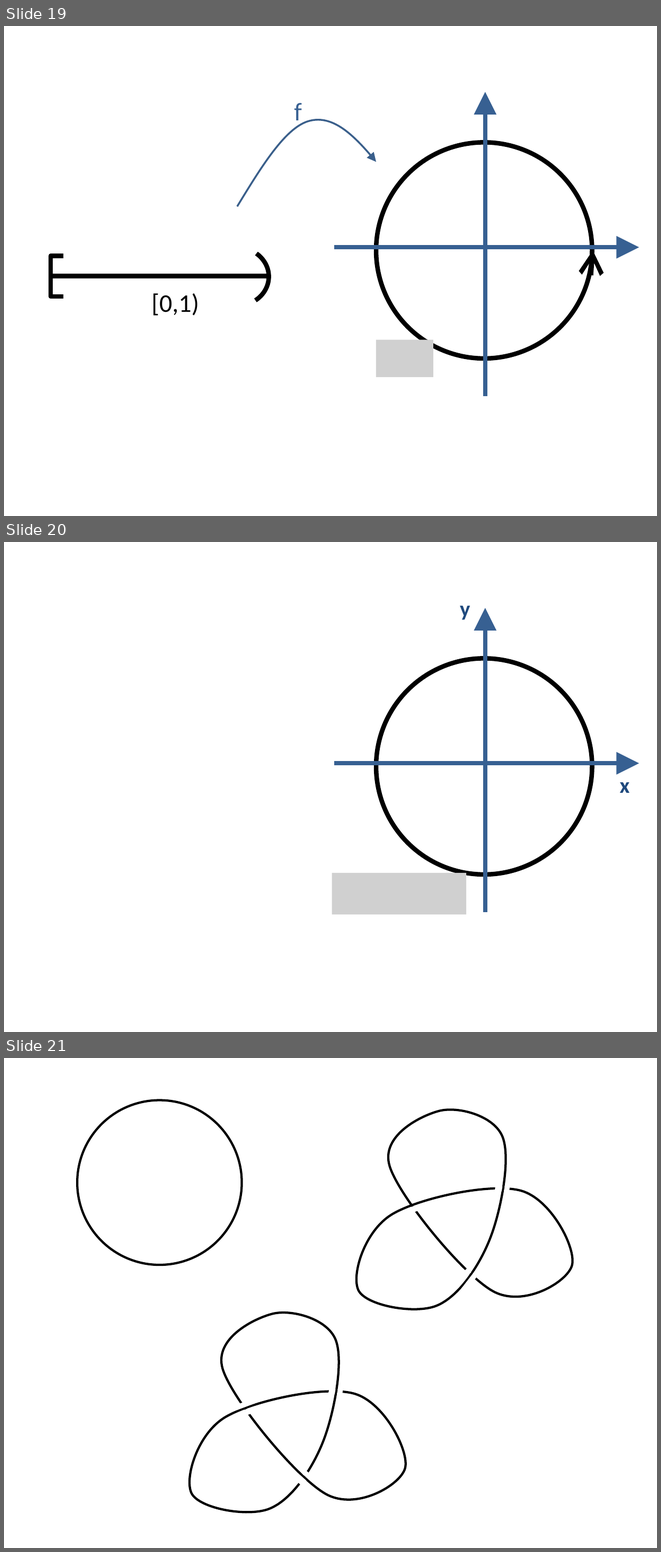
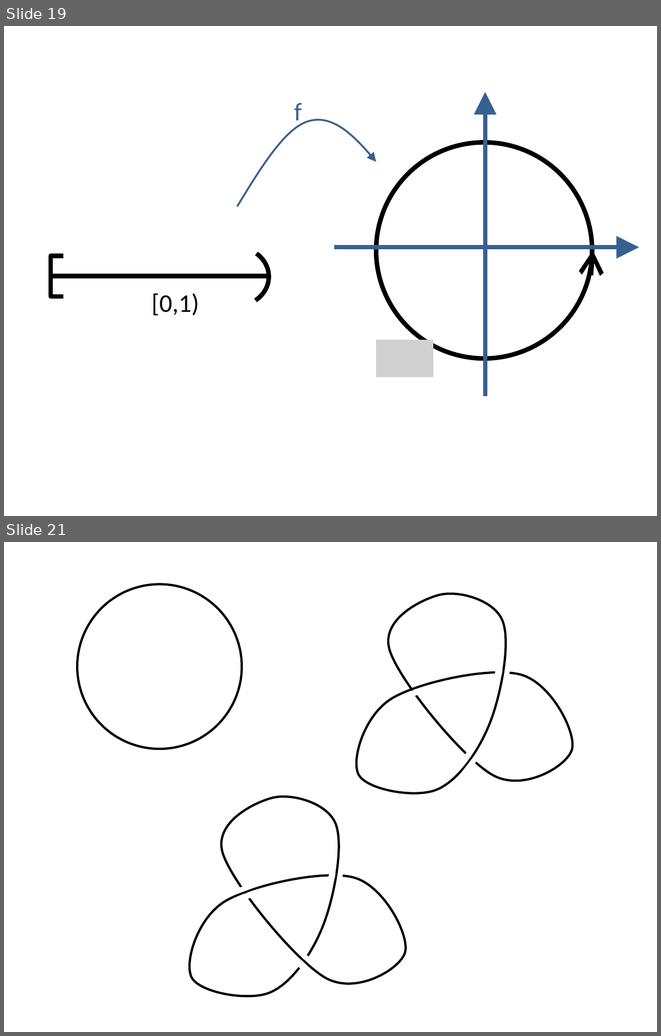
Before and after one commit to lutteropp/GeoTopo, a slide deck: images/Bilder.pptx. Shown one above the other, each under a label of ours: slides 19, 20 and 21 before the commit, slides 19 and 21 after it; the slides between them are not shown. The pictures are 661x1552 and 661x1036 pixels, drawn with LibreOffice and Linux fonts; fonts in the diff are those of the drawing; grey boxes stand for pictures. Boxes give left, top, right and bottom in pixels: in the first picture for what was removed or moved away, otherwise in the second. Text is boxed around its words. In the diff, an @@ line names an element or a change of style, - is before the commit and + after.

```diff
--- a/images/Bilder.pptx
+++ b/images/Bilder.pptx
@@ slide 20 removed at [4, 542, 657, 1032], background #FFFFFF @@
@@ text removed at [460, 606, 470, 620] @@
-y
@@ arrow removed from (485, 912) to (485, 608) @@
@@ ellipse removed at [376, 658, 592, 874] @@
@@ arrow removed from (334, 764) to (639, 764) @@
@@ text removed at [620, 782, 630, 793] @@
-x
@@ picture removed at [332, 872, 466, 914] @@
```
Also in this commit, not shown: 2 slides changed, 4 slides added, 13 other files.
